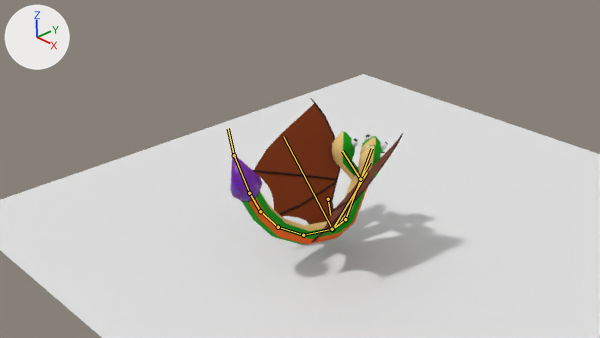
Two versions of the Blender file Animations/snake_Death/scene/Snake_Death_Breakdowns_June_10.blend, one commit apart.
The view is the same before and after, from the file's camera 'Camera'. Arrows for +X, +Y and +Z are at upper left; the lights stay in place. The picture after the commit comes second. Both versions are drawn at frame 37 of the action 'ArmatureAction'; the numbers are the values there. The bones that bend it are drawn over the model as lines.
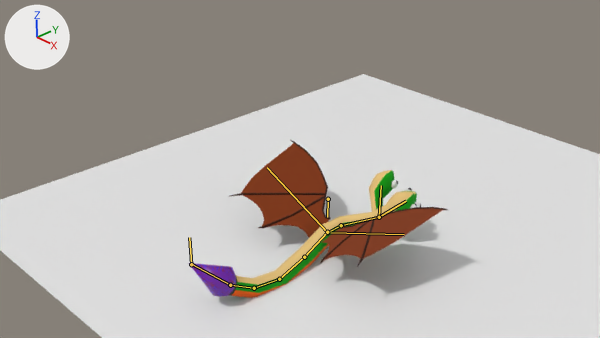
Pixel boxes (x1, y1, x2, y2) of what changed, in the pictures (600 x 338 px):
'Plane', posed (45% wider, 12% shorter): before (253, 98, 403, 242); after (230, 140, 448, 267)
'Cylinder', posed (47% wider, 12% taller): before (230, 131, 388, 245); after (189, 170, 421, 298)
bone 'root', root to tip: before (328, 199) to (330, 215); after (328, 199) to (327, 217)
bone 'stinger control', root to tip: before (234, 155) to (228, 128); after (191, 264) to (189, 237)
bone 'wing.l', root to tip: before (332, 229) to (367, 172); after (327, 232) to (404, 234)
bone 'wing.r', root to tip: before (332, 229) to (283, 136); after (327, 232) to (267, 167)
bone 'front 2', root to tip: before (345, 219) to (360, 179); after (341, 225) to (379, 217)
bone 'head .top', root to tip: before (360, 179) to (372, 148); after (379, 217) to (406, 201)
bone 'head.l', root to tip: before (360, 179) to (370, 162); after (379, 217) to (399, 205)
bone 'head.r', root to tip: before (360, 179) to (342, 151); after (379, 217) to (381, 185)

The edits, one by one:
Bone 'root' (bone_root) turns from (-170, 0, 0) to (180, 0, 0) degrees about its own x, y and z.
Bone 'stinger control' (bone_stinger_control) moves from (-0.51, 6.65, -4.38) to (-0.8, 1.18, -1.05).
Bone 'wing.l' (bone_wing_l) turns from (-8, -4, -56) to (-13, 4, -22) degrees about its own x, y and z.
Bone 'wing.r' (bone_wing_r) turns from (-8, 4, 56) to (-13, -4, 22) degrees about its own x, y and z.
Bone 'front 2' (bone_front_2) turns from (50, 0, 0) to (1, 0, -22) degrees about its own x, y and z.
Bone 'head .top' (bone_head__top) turns from (29, 19, 5) to (52, 24, 16) degrees about its own x, y and z.
Bone 'head.l' (bone_head_l) turns from (19, 13, -4) to (34, 30, -1) degrees about its own x, y and z.
Bone 'head.r' (bone_head_r) turns from (19, -13, 4) to (34, -30, 1) degrees about its own x, y and z.
